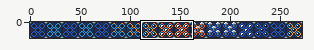
Edited in one commit: sprite sheet (Assets/World/Spikes.png). The first picture is a wide view before the edit; the outline marks the close-up.
Close-up. First the earlier version:
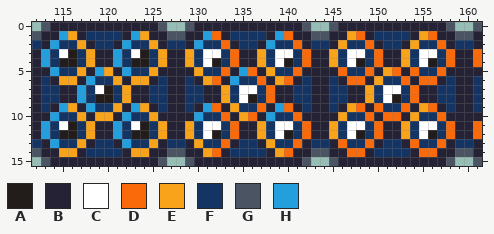
The file is 272x16 pixels. Shown: x 112..161, y 0..15.
Palette (. is transparent): A #221c1a  B #242234  C #ffffff  D #fa6a0a  E #f9a31b  F #143464  G #4a5462  H #249fde
Pixels before, first column x 112:
 0 .GBBBBBBBBBBBBG..GBBBBBBBBBBBBG..GBBBBBBBBBBBBG..G
 1 GBBHEBFFFFBHEBBGGBBHDBFFFFBHDBBGGBBEDBFFFFBEDBBGGB
 2 FBHFFEBFFBHFFEBFFBHFFDBFFBHFFDBFFBEFFDBFFBEFFDBFFB
 3 BHFCAFEBBHFCAFEBBEFCCFDBBEFCCFDBBEFCCFDBBEFCCFDBBD
 4 BHFAAFEBBHFAAFEBBEFCAFDBBEFCAFDBBEFCAFDBBEFCAFDBBD
 5 BBHFFEBHEBHFFEBBBBEFFDBHDBEFFDBBBBDFFDBEDBDFFDBBBB
 6 BFBEEBHFFEBEEBFBBFBEDBHFFDBEDBFBBFBDDBEFFDBDDBFBBF
 7 BFFBBHFCAFEBBFFBBFFBBEFCCFDBBFFBBFFBBEFCCFDBBFFBBF
 8 BFFBBHFAAFEBBFFBBFFBBEFCAFDBBFFBBFFBBEFCAFDBBFFBBF
 9 BFBHEBHFFEBHEBFBBFBHDBEFFDBHDBFBBFBEDBDFFDBEDBFBBF
10 BBHFFEBEEBHFFEBBBBHFFDBEDBHFFDBBBBEFFDBDDBEFFDBBBB
11 BHFCAFEBBHFCAFEBBEFCCFDBBEFCCFDBBEFCCFDBBEFCCFDBBD
12 BHFAAFEBBHFAAFEBBEFCAFDBBEFCAFDBBEFCAFDBBEFCAFDBBD
13 FBHFFEBFFBHFFEBFFBEFFDBFFBEFFDBFFBDFFDBFFBDFFDBFFB
14 GBBEEBFFFFBEEBBGGBBEDBFFFFBEDBBGGBBDDBFFFFBDDBBGGB
15 .GBBBBBBBBBBBBG..GBBBBBBBBBBBBG..GBBBBBBBBBBBBG..G
After:
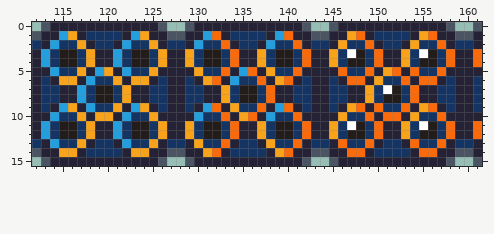
Difference:
Changed rows in their new state; - is an unchanged pixel.
first column x 115:
 3 A-------A-------AA------AA-------A-------A
 4 ----------------A-------A-------A-------A-
 7 ----A---------------AA---------------A----
 8 --------------------A---------------A-----
11 A-------A-------AA------AA-------A-------A
12 ----------------A-------A-------A-------A-
Where, in picture pixels (left, top, right, bottom), the same in both close-ups:
changed: (59, 49, 140, 130)
changed: (203, 49, 293, 139)
changed: (347, 49, 437, 139)
